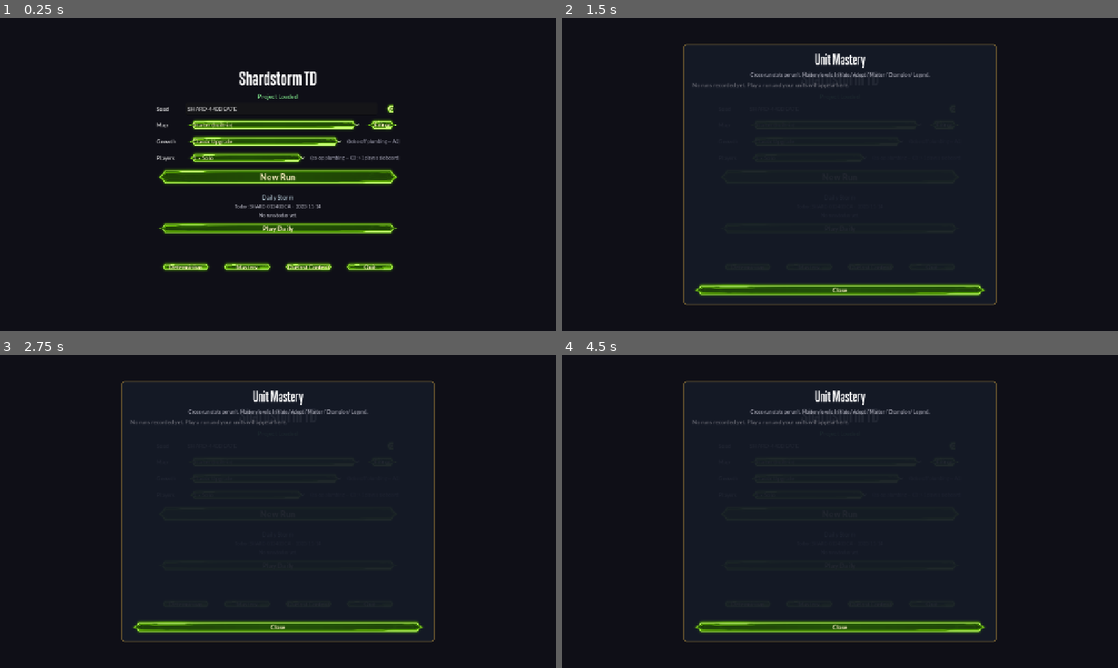
Above: before the commit, frames 1-4 (two rows, left to right).
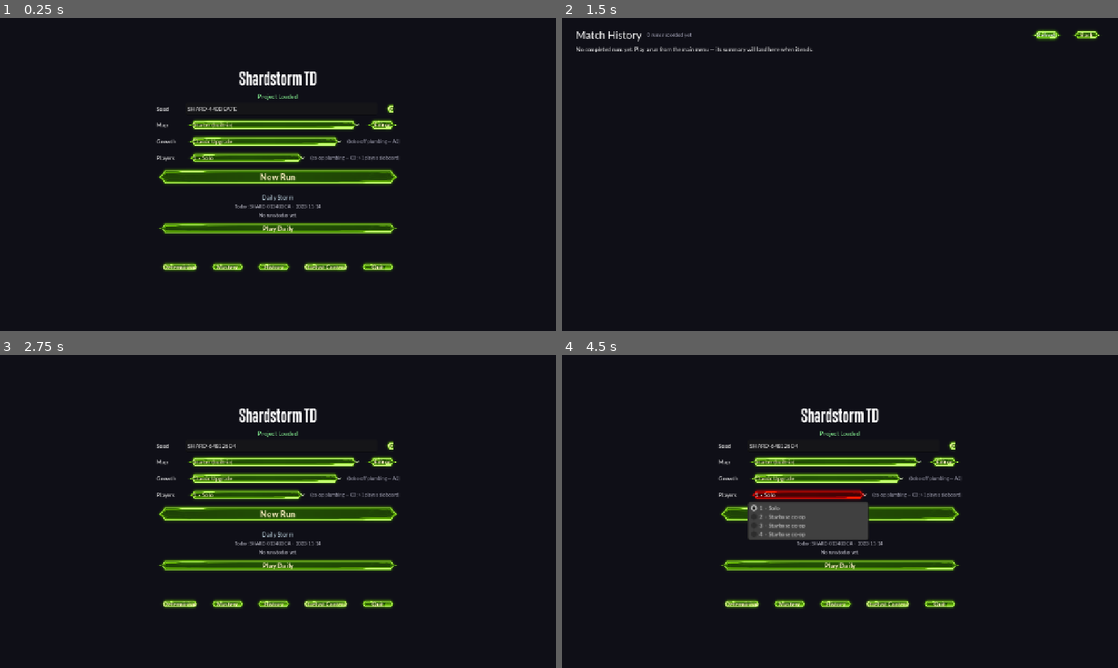
Above: after the commit, the same moments.

Repository: TYCHOcrater/Duelyst_TD
Game: Godot game, scene res://scenes/main_menu.tscn
The game is run twice, just before and just after one commit, with the same random seed, the same clock (stepped at 60 frames per second) and the same inputs.
Inputs (mouse positions are in pixels of both pictures, inside the frame that each line leads up to):
- Up to frame 1 (0.25 s): no input
- Up to frame 2 (1.5 s): click (834, 268) at 0.5 s, where only the run after the commit has a clickable "History"; click (1045, 33) at 1.25 s, where only the run after the commit has a clickable "Refresh"
- Up to frame 3 (2.75 s): click (522, 370) at 2 s, where only the run after the commit has a clickable "Back"
- Up to frame 4 (4.5 s): click "Classic Upgrade" at 2.75 s; click "Classic Upgrade" at 3.5 s; click "1 · Solo" at 4.25 s

The runs differ from the first frame. In frame 1, 0.8% of the frame differs, in the area x 29-70%, y 78-81%; in frame 2, 4.7%; in frame 3, 12%; in frame 4, 13%, in the area x 21-79%, y 8-92%.

Commit message:
QoL: Match History button on main menu
Scans user://run_log_*.json (saved by RunLog.save_to_file at end of
every run) and renders the list newest-first with:
  date · result (color-coded victory/defeat) · seed · wave reached
  · map source · growth mode · top damage unit + amount · kills
  · gold earned · run name (subtitle line)

Reachable from a new "History" button between Mastery and Duelyst
Content in the secondary button row. Refresh button re-scans on
demand; Back returns to main menu.

Empty-state shows a hint pointing the user back to New Run.

Co-Authored-By: Claude Opus 4.7 (1M context) <noreply@anthropic.com>

Diff:
--- a/duelyst-td/scenes/main_menu.tscn
+++ b/duelyst-td/scenes/main_menu.tscn
@@ -147,6 +147,11 @@
 
 [node name="MasteryButton" type="Button" parent="CenterContainer/VBox/SecondaryRow"]
 text = "Mastery"
+custom_minimum_size = Vector2(0, 26)
+size_flags_horizontal = 3
+
+[node name="HistoryButton" type="Button" parent="CenterContainer/VBox/SecondaryRow"]
+text = "History"
 custom_minimum_size = Vector2(0, 26)
 size_flags_horizontal = 3
 
--- /dev/null
+++ b/duelyst-td/scenes/match_history.tscn
@@ -0,0 +1,61 @@
+[gd_scene load_steps=2 format=3]
+
+[ext_resource type="Script" path="res://scripts/match_history.gd" id="1_mh"]
+
+[node name="MatchHistory" type="Control"]
+anchor_right = 1.0
+anchor_bottom = 1.0
+grow_horizontal = 2
+grow_vertical = 2
+script = ExtResource("1_mh")
+
+[node name="Background" type="ColorRect" parent="."]
+anchor_right = 1.0
+anchor_bottom = 1.0
+color = Color(0.06, 0.06, 0.09, 1)
+mouse_filter = 2
+
+[node name="Root" type="VBoxContainer" parent="."]
+anchor_right = 1.0
+anchor_bottom = 1.0
+offset_left = 32.0
+offset_top = 24.0
+offset_right = -32.0
+offset_bottom = -24.0
+grow_horizontal = 2
+grow_vertical = 2
+theme_override_constants/separation = 10
+
+[node name="TopBar" type="HBoxContainer" parent="Root"]
+theme_override_constants/separation = 12
+
+[node name="Title" type="Label" parent="Root/TopBar"]
+text = "Match History"
+theme_override_font_sizes/font_size = 24
+
+[node name="Subtitle" type="Label" parent="Root/TopBar"]
+text = ""
+theme_override_font_sizes/font_size = 12
+modulate = Color(0.7, 0.7, 0.78, 1)
+
+[node name="Spacer" type="Control" parent="Root/TopBar"]
+size_flags_horizontal = 3
+
+[node name="RefreshBtn" type="Button" parent="Root/TopBar"]
+text = "Refresh"
+custom_minimum_size = Vector2(80, 0)
+
+[node name="BackBtn" type="Button" parent="Root/TopBar"]
+text = "Back"
+custom_minimum_size = Vector2(80, 0)
+
+[node name="ScrollContainer" type="ScrollContainer" parent="Root"]
+size_flags_vertical = 3
+horizontal_scroll_mode = 0
+
+[node name="List" type="RichTextLabel" parent="Root/ScrollContainer"]
+bbcode_enabled = true
+fit_content = true
+scroll_active = false
+custom_minimum_size = Vector2(1100, 0)
+text = "[i]Loading…[/i]"
--- a/duelyst-td/scripts/main_menu.gd
+++ b/duelyst-td/scripts/main_menu.gd
@@ -14,6 +14,7 @@
 @onready var determinism_btn: Button = $CenterContainer/VBox/SecondaryRow/DeterminismButton
 @onready var determinism_result: Label = $CenterContainer/VBox/DeterminismResult
 @onready var mastery_btn: Button = $CenterContainer/VBox/SecondaryRow/MasteryButton
+@onready var history_btn: Button = $CenterContainer/VBox/SecondaryRow/HistoryButton
 @onready var duelyst_content_btn: Button = $CenterContainer/VBox/SecondaryRow/DuelystContentButton
 @onready var quit_btn: Button = $CenterContainer/VBox/SecondaryRow/QuitButton
 @onready var mastery_panel: Panel = $MasteryPanel
@@ -59,6 +60,7 @@
 	quit_btn.pressed.connect(_on_quit)
 	map_editor_btn.pressed.connect(_on_open_editor)
 	duelyst_content_btn.pressed.connect(_on_open_duelyst_content)
+	history_btn.pressed.connect(_on_open_history)
 	mastery_panel.visible = false
 	_populate_map_sources()
 	_populate_growth_modes()
@@ -220,6 +222,9 @@
 
 func _on_open_duelyst_content() -> void:
 	get_tree().change_scene_to_file("res://scenes/duelyst_content_hub.tscn")
+
+func _on_open_history() -> void:
+	get_tree().change_scene_to_file("res://scenes/match_history.tscn")
 
 func _on_determinism_test() -> void:
 	const N := 200
--- /dev/null
+++ b/duelyst-td/scripts/match_history.gd
@@ -0,0 +1,148 @@
+extends Control
+
+# Match History: scans user://run_log_*.json files (each saved by RunLog at
+# end of a run) and renders them as a chronological list. Latest first.
+
+@onready var subtitle: Label = $Root/TopBar/Subtitle
+@onready var refresh_btn: Button = $Root/TopBar/RefreshBtn
+@onready var back_btn: Button = $Root/TopBar/BackBtn
+@onready var list_label: RichTextLabel = $Root/ScrollContainer/List
+
+const LOG_PREFIX := "run_log_"
+
+const RESULT_COLOR := {
+	"victory":     "#8fff8f",
+	"defeat":      "#ff8f8f",
+	"abandoned":   "#cccc88",
+	"in_progress": "#aaaaaa",
+}
+
+func _ready() -> void:
+	refresh_btn.pressed.connect(_refresh)
+	back_btn.pressed.connect(_on_back)
+	_refresh()
+
+func _on_back() -> void:
+	get_tree().change_scene_to_file("res://scenes/main_menu.tscn")
+
+func _refresh() -> void:
+	var runs: Array = _load_all_runs()
+	if runs.is_empty():
+		subtitle.text = "0 runs recorded yet"
+		list_label.text = "[i]No completed runs yet. Play a run from the main menu — its summary will land here when it ends.[/i]"
+		return
+	# Sort newest-first by ended_at (fallback: started_at).
+	runs.sort_custom(func(a, b):
+		var a_t: float = float(a.get("ended_at", a.get("started_at", 0.0)))
+		var b_t: float = float(b.get("ended_at", b.get("started_at", 0.0)))
+		return a_t > b_t
+	)
+	subtitle.text = "%d runs recorded" % runs.size()
+	var lines: Array[String] = []
+	lines.append(_header_row())
+	for s in runs:
+		lines.append(_run_row(s))
+	list_label.text = "\n".join(lines)
+
+func _header_row() -> String:
+	return "[color=#a0a0a8][b]Date · Result · Seed · Wave · Map · Growth · Top damage · Kills · Gold[/b][/color]\n[color=#5a5a62]" + "─".repeat(110) + "[/color]"
+
+func _run_row(s: Dictionary) -> String:
+	var ended_unix: float = float(s.get("ended_at", s.get("started_at", 0.0)))
+	var when_text: String = _format_date(ended_unix)
+	var result: String = String(s.get("result", "in_progress"))
+	var hex: String = RESULT_COLOR.get(result, "#aaaaaa")
+	var seed_val: int = int(s.get("seed", 0)) & 0xFFFFFFFF
+	var seed_text: String = "SHARD-%08X" % seed_val
+	var wave: int = int(s.get("wave_reached", 0))
+	var map_src: String = String(s.get("map_source", "fixed"))
+	var map_id: String = String(s.get("map_id", ""))
+	var map_text: String = map_src
+	if map_id != "":
+		map_text += ":" + map_id
+	var growth: String = String(s.get("growth_mode", "?"))
+	var growth_short: String = _growth_short(growth)
+	var top_dmg_id: String = _argmax_str(s.get("damage_by_unit", {}))
+	var top_dmg_amt: int = int(s.get("damage_by_unit", {}).get(top_dmg_id, 0))
+	var top_dmg_text: String = ""
+	if top_dmg_id != "":
+		top_dmg_text = "%s (%d)" % [_display_name_for(top_dmg_id), top_dmg_amt]
+	else:
+		top_dmg_text = "—"
+	var kills: int = int(s.get("enemies_killed", 0))
+	var gold: int = int(s.get("gold_earned", 0))
+	var name_text: String = String(s.get("run_name", ""))
+	# Build BBCode line. Use fixed-ish column widths via spaces (RichTextLabel
+	# isn't a true monospace grid but Lato is close enough for human reading).
+	var head: String = "%s  [color=%s][b]%s[/b][/color]  %s  W%-2d  %-18s  %-10s  %-26s  %-6d  %dg" % [
+		when_text,
+		hex, result.capitalize(),
+		seed_text,
+		wave,
+		_trunc(map_text, 18),
+		growth_short,
+		_trunc(top_dmg_text, 26),
+		kills,
+		gold,
+	]
+	if name_text != "":
+		head += "\n          [color=#ffce6c][i]%s[/i][/color]" % name_text
+	return head
+
+func _format_date(unix: float) -> String:
+	if unix <= 0.0:
+		return "—"
+	var d: Dictionary = Time.get_datetime_dict_from_unix_time(int(unix))
+	return "%04d-%02d-%02d %02d:%02d" % [d.year, d.month, d.day, d.hour, d.minute]
+
+func _growth_short(mode: String) -> String:
+	match mode:
+		"classic_upgrade":        return "Classic"
+		"merge_stars":            return "Merge★"
+		"merge_evolution_hybrid": return "Merge+Evo"
+		_: return mode
+
+func _argmax_str(d: Dictionary) -> String:
+	var best_key := ""
+	var best_val: int = -1
+	for k in d:
+		var v := int(d[k])
+		if v > best_val:
+			best_val = v
+			best_key = String(k)
+	return best_key
+
+func _display_name_for(unit_id: String) -> String:
+	var def: Dictionary = UnitFactory.get_def(unit_id)
+	return def.get("display_name", unit_id)
+
+func _trunc(s: String, n: int) -> String:
+	if s.length() <= n:
+		return s
+	return s.substr(0, n - 1) + "…"
+
+func _load_all_runs() -> Array:
+	var dir := DirAccess.open("user://")
+	if dir == null:
+		return []
+	dir.list_dir_begin()
+	var out: Array = []
+	while true:
+		var fname := dir.get_next()
+		if fname == "":
+			break
+		if not (fname.begins_with(LOG_PREFIX) and fname.ends_with(".json")):
+			continue
+		var path: String = "user://" + fname
+		var f := FileAccess.open(path, FileAccess.READ)
+		if f == null:
+			continue
+		var parsed = JSON.parse_string(f.get_as_text())
+		f.close()
+		if typeof(parsed) != TYPE_DICTIONARY:
+			continue
+		var stats: Dictionary = parsed.get("stats", {})
+		if not stats.is_empty():
+			out.append(stats)
+	dir.list_dir_end()
+	return out
Not shown, added: duelyst-td/scripts/content/duelyst_reuse_report.gd.uid
